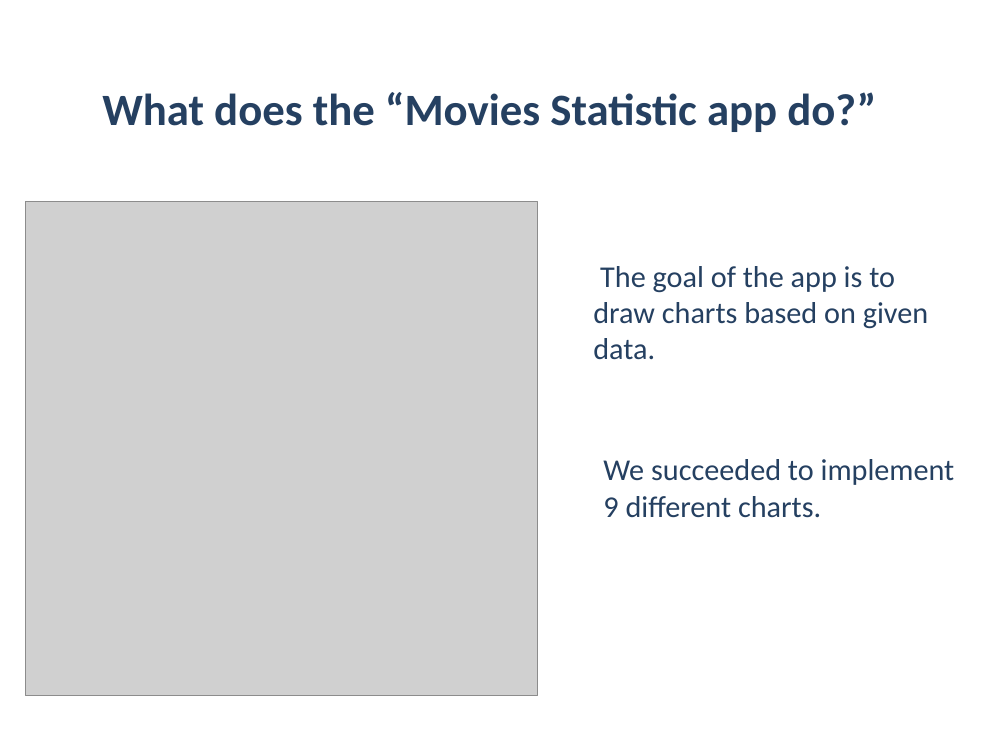
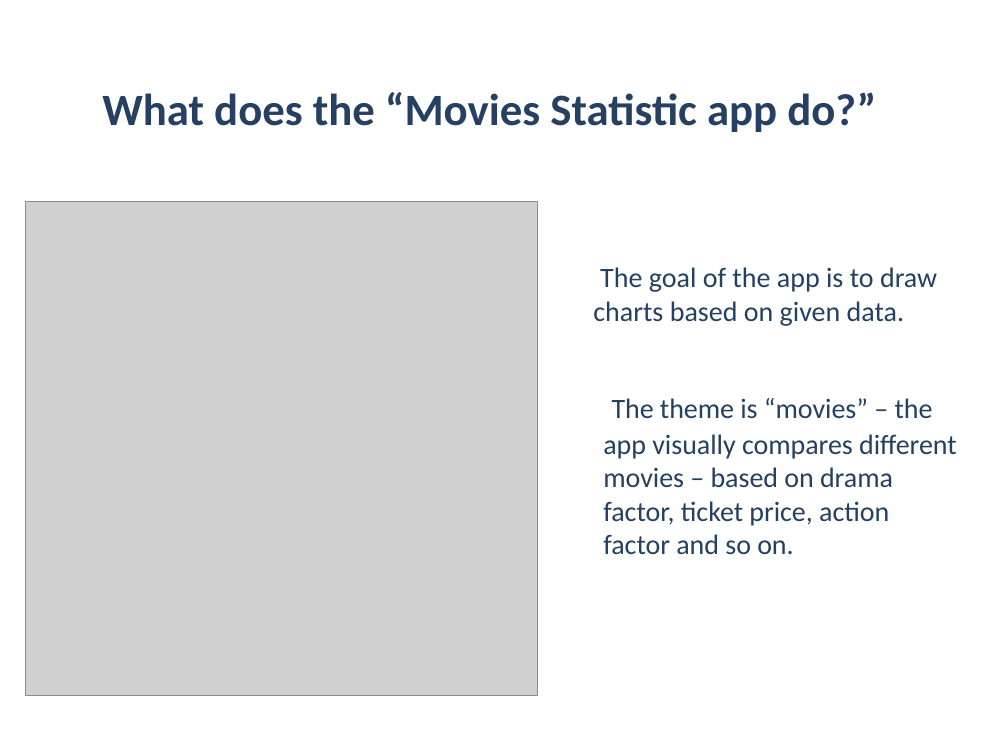
Before and after one commit to Acrelion/JS-Teamwork-Mandarine, a slide deck: slide 3 of Project Documentation/Presentation Mandarine.pptx. Drawn at 1008x756 pixels with LibreOffice and Linux fonts; fonts in the diff are those of the drawing; grey boxes stand for pictures; background and template pictures are left out. Boxes give left, top, right and bottom in pixels: in the first picture for what was removed or moved away, otherwise in the second. Text is boxed around its words. In the diff, an @@ line names an element or a change of style, - is before the commit and + after.

Commit message:
add to presentation

```diff
--- a/Project Documentation/Presentation Mandarine.pptx
+++ b/Project Documentation/Presentation Mandarine.pptx
@@ subtitle "The goal of the app ..." at box(593, 267, 937, 326): size 21.6 to 20 pt @@
@@ text at box(603, 398, 957, 555): text changed; size 21.6 to 19.9 pt @@
-We succeeded to implement 9 different charts.
+The theme is “movies” – the app visually compares different movies – based on drama factor, ticket price, action factor and so on.
```
Also in this commit, not shown: 1 other slide changed.
